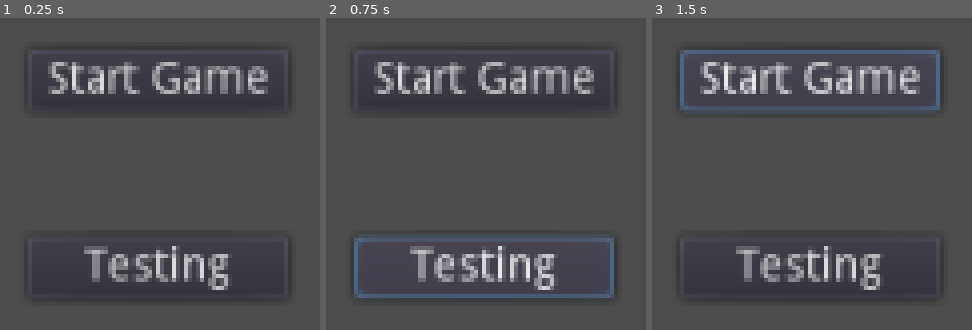
Above: before the commit, frames 1-3 (left to right).
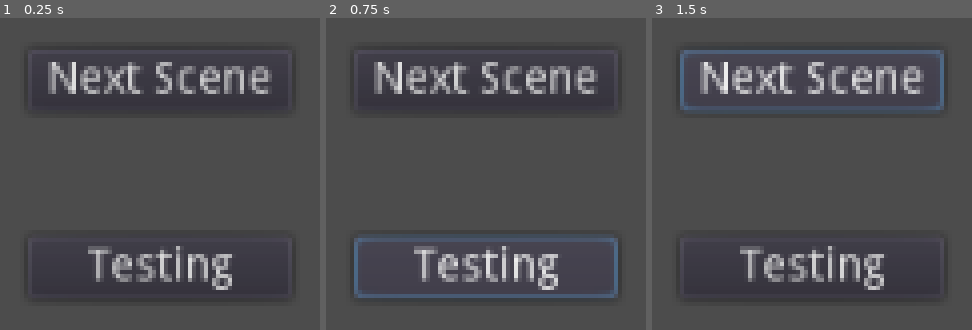
Above: after the commit, the same moments.

Repository: IMAFIREHAZARD/GWJ-54-Solid-Gold
Game: Godot game, scene res://Main.tscn
Two runs of this game, one before a commit and one after it. Both use one fixed random seed, a clock stepped at 60 frames per second and the inputs below. Sound files missing from this copy of the repository are replaced by a short silence.
Inputs:
- Up to frame 1 (0.25 s): no input
- Up to frame 2 (0.75 s): click "Testing" at 0.5 s
- Up to frame 3 (1.5 s): click "Start Game" (after the commit: "Next Scene") at 1.25 s

The runs differ from the first frame. In frame 1, 7.0% of the frame differs, in the area x 15-92%, y 11-88%; in frame 2, 7.3%; in frame 3, 7.4%, in the area x 15-92%, y 10-88%.
Error after the commit: Parse Error: At "change_scene()" call, argument 1. The passed argument's type (PackedScene) doesn't match the function's expected argument type (String). (res:…

Commit message:
StageManager for changing scenes

Diff:
--- /dev/null
+++ b/GUI/SceneChangeButton.gd
@@ -0,0 +1,22 @@
+extends "res://GUI/GenericButton.gd"
+
+
+export var target_scene : PackedScene
+# Godot will complain about circular references if a packedScene leads back to anohter loaded scene.
+# in those cases, target_scene_path can be used.
+export var target_scene_path : String
+
+
+# Called when the node enters the scene tree for the first time.
+func _ready():
+	pass # Replace with function body.
+
+func _on_GenericButton_pressed():
+	$ClickNoise.start()
+	if target_scene == null:
+		if target_scene_path != "":
+			StageManager.change_scene(target_scene_path)
+		else:
+			printerr("SceneChangeButton.gd " + self.name + " needs target_scene or target_scene_path")
+	else:
+		StageManager.change_scene(target_scene)
--- /dev/null
+++ b/GUI/SceneChangeButton.tscn
@@ -0,0 +1,10 @@
+[gd_scene load_steps=3 format=2]
+
+[ext_resource path="res://GUI/GenericButton.tscn" type="PackedScene" id=1]
+[ext_resource path="res://GUI/SceneChangeButton.gd" type="Script" id=2]
+
+[node name="SceneChangeButton" instance=ExtResource( 1 )]
+text = "Next Scene"
+script = ExtResource( 2 )
+target_scene = null
+target_scene_path = ""
--- a/Main.tscn
+++ b/Main.tscn
@@ -2,7 +2,7 @@
 
 [ext_resource path="res://DesignNotes.gd" type="Script" id=1]
 [ext_resource path="res://Main.gd" type="Script" id=2]
-[ext_resource path="res://GUI/GenericButton.tscn" type="PackedScene" id=3]
+[ext_resource path="res://GUI/SceneChangeButton.tscn" type="PackedScene" id=3]
 
 [node name="Main" type="Control"]
 anchor_right = 1.0
@@ -26,7 +26,7 @@
 
 [node name="StartGameButton" parent="CenterContainer/MarginContainer/VBoxContainer" instance=ExtResource( 3 )]
 
-[node name="TestingButton" parent="CenterContainer/MarginContainer/VBoxContainer" instance=ExtResource( 3 )]
+[node name="TestingMenuButton" parent="CenterContainer/MarginContainer/VBoxContainer" instance=ExtResource( 3 )]
 margin_top = 60.0
 margin_bottom = 80.0
 text = "Testing"
--- /dev/null
+++ b/StageManager.gd
@@ -0,0 +1,20 @@
+"""
+Autoload for managing scene transitions
+
+"""
+
+extends Control
+
+
+
+func _ready():
+	pass # Replace with function body.
+
+func change_scene(ScenePath : String):
+	# play some scene transition, then change scene
+	get_tree().change_scene(ScenePath)
+
+
+func change_scene_to(Scene : PackedScene):
+	# play some scene transition, then change scene
+	get_tree().change_scene_to(Scene)
--- a/project.godot
+++ b/project.godot
@@ -18,6 +18,7 @@
 
 KeyBinding="*res://addons/key_binding/key_binding.gd"
 Global="*res://Global.gd"
+StageManager="*res://StageManager.gd"
 
 [editor_plugins]
 
